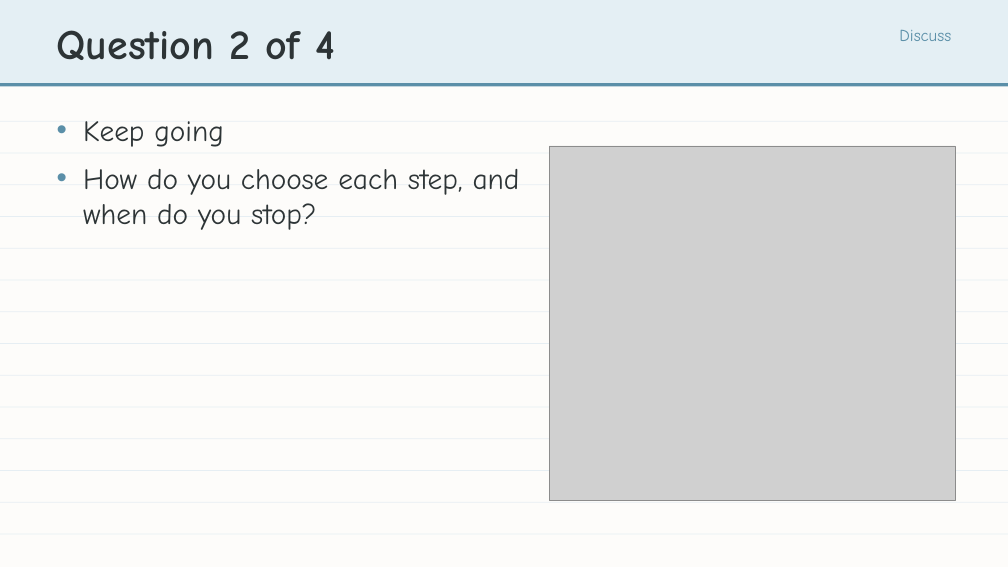
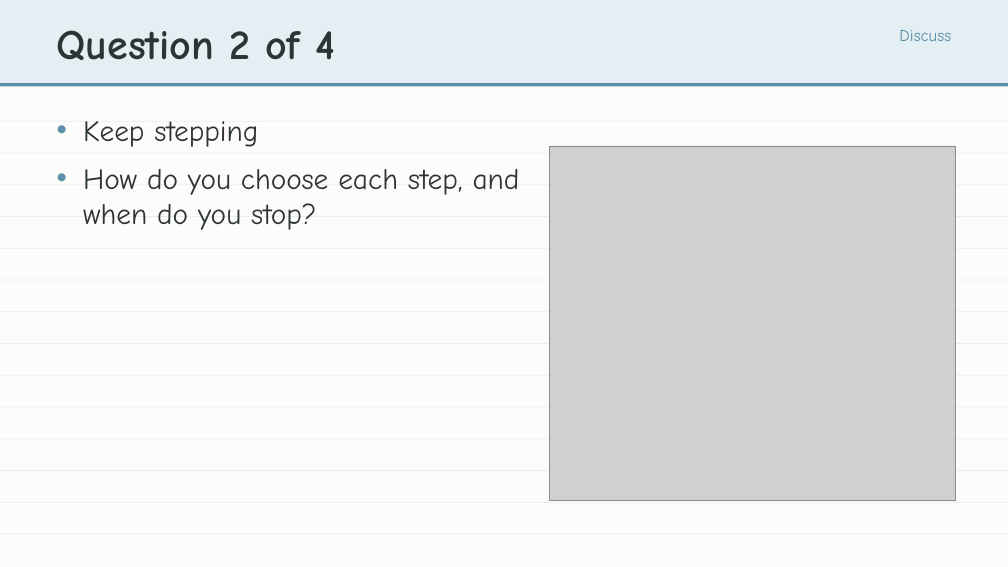
Before and after one commit to bradamiller/LearningPython, a slide deck: slide 6 of static/slides/module-05-pathfinding/module-5-lesson-02-finding-the-path.pptx. Drawn at 1008x567 pixels with LibreOffice and Linux fonts; fonts in the diff are those of the drawing; grey boxes stand for pictures. Boxes give left, top, right and bottom in pixels: in the first picture for what was removed or moved away, otherwise in the second. Text is boxed around its words. In the diff, an @@ line names an element or a change of style, - is before the commit and + after.

```diff
--- a/static/slides/module-05-pathfinding/module-5-lesson-02-finding-the-path.pptx
+++ b/static/slides/module-05-pathfinding/module-5-lesson-02-finding-the-path.pptx
@@ text at bbox=[83, 121, 258, 147]: text changed @@
-• Keep going
+• Keep stepping
```
Also in this commit, not shown: 13 other slides changed, 20 other files.
